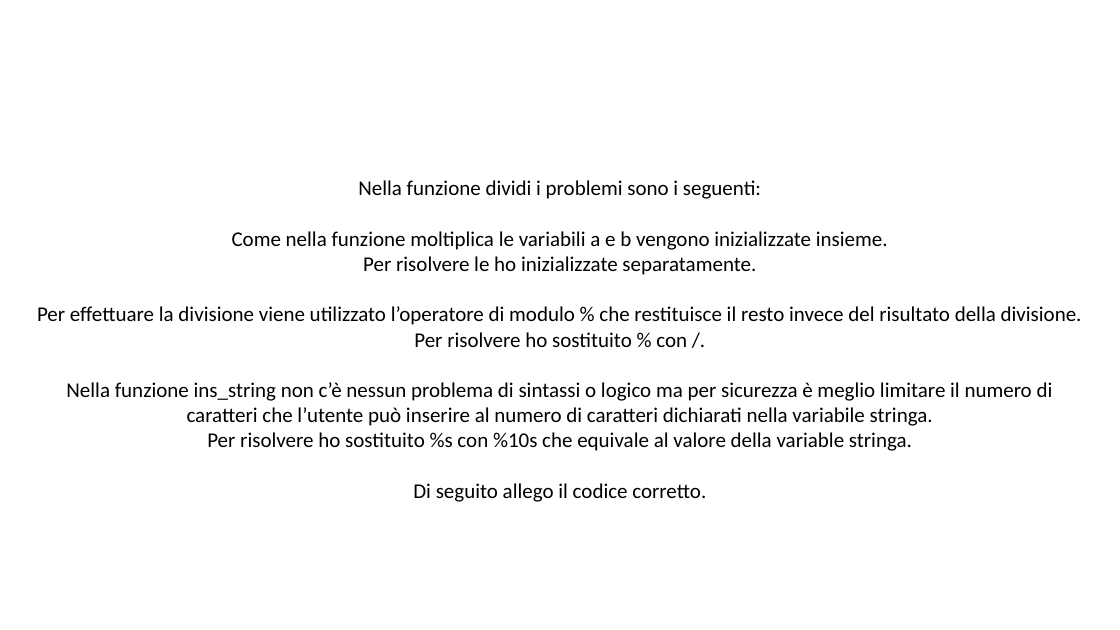
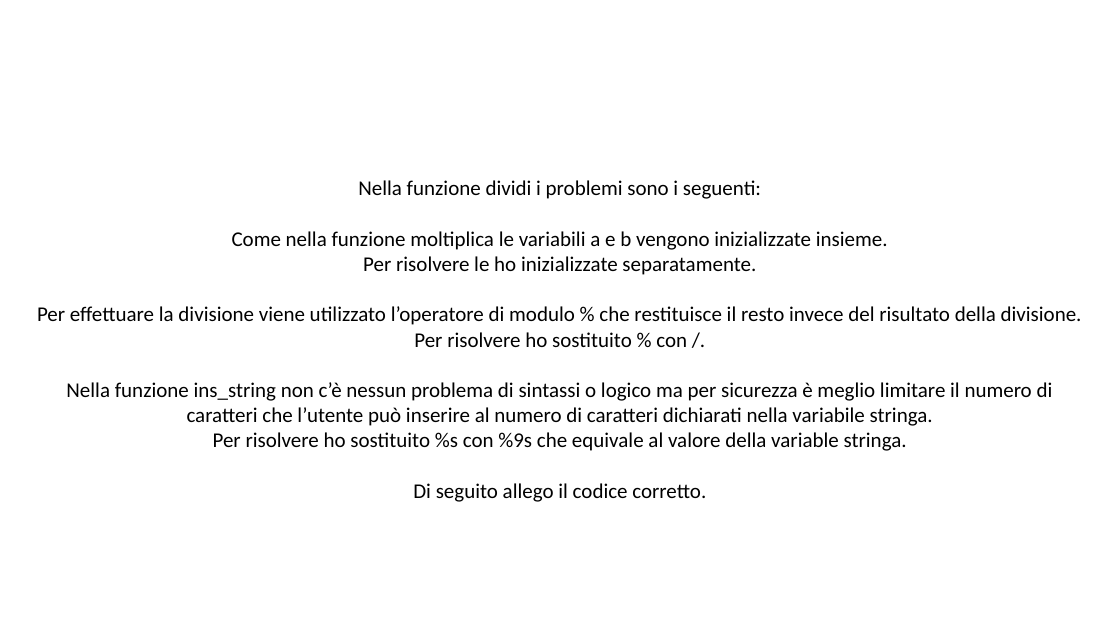
Before and after one commit to MarcoDantoni/Epicode-Consegna-S2-L5, a slide deck: slide 6 of Progetto Bug Hunting.pptx. Drawn at 1120x630 pixels with LibreOffice and Linux fonts; fonts in the diff are those of the drawing. Boxes give left, top, right and bottom in pixels: in the first picture for what was removed or moved away, otherwise in the second. Text is boxed around its words. In the diff, an @@ line names an element or a change of style, - is before the commit and + after.

```diff
--- a/Progetto Bug Hunting.pptx
+++ b/Progetto Bug Hunting.pptx
@@ text at (213, 432, 907, 451): text changed @@
-Per risolvere ho sostituito %s con %10s che equivale al valore della variable stringa.
+Per risolvere ho sostituito %s con %9s che equivale al valore della variable stringa.
```
Also in this commit, not shown: 1 slide added, 1 slide removed.
